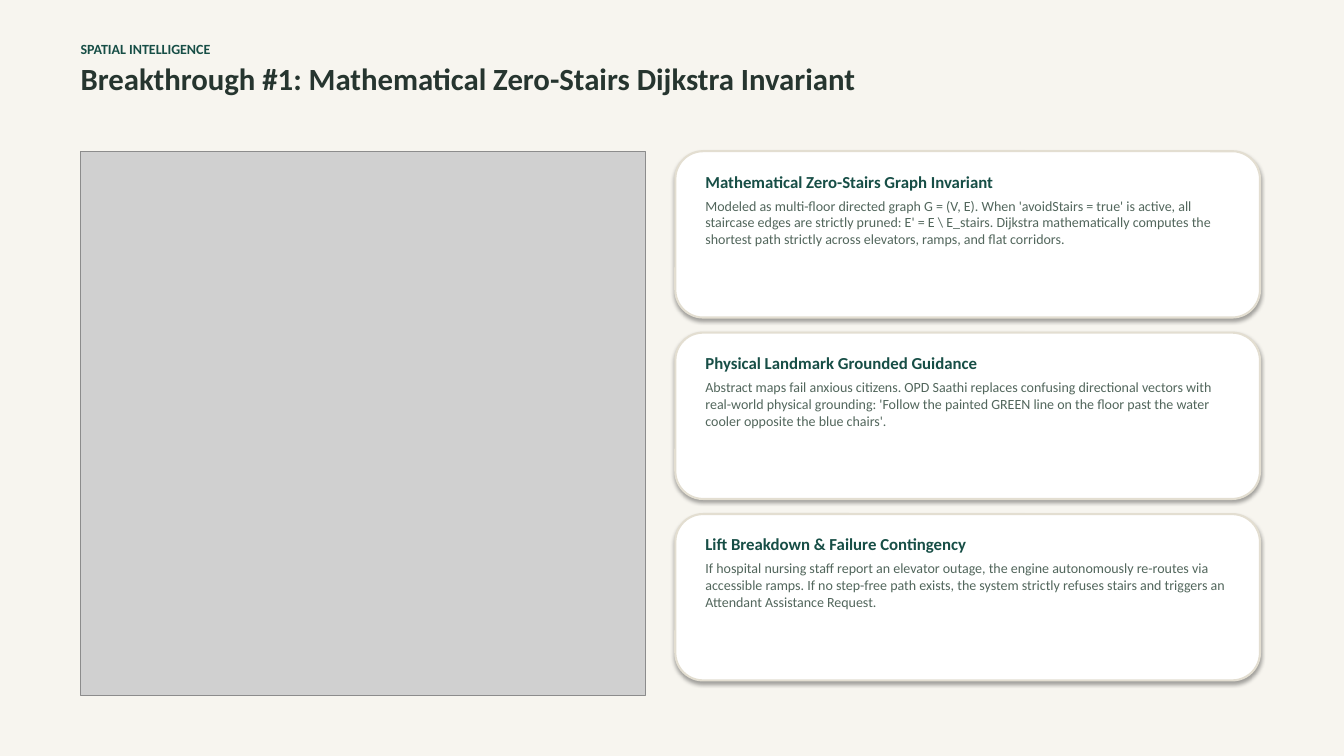
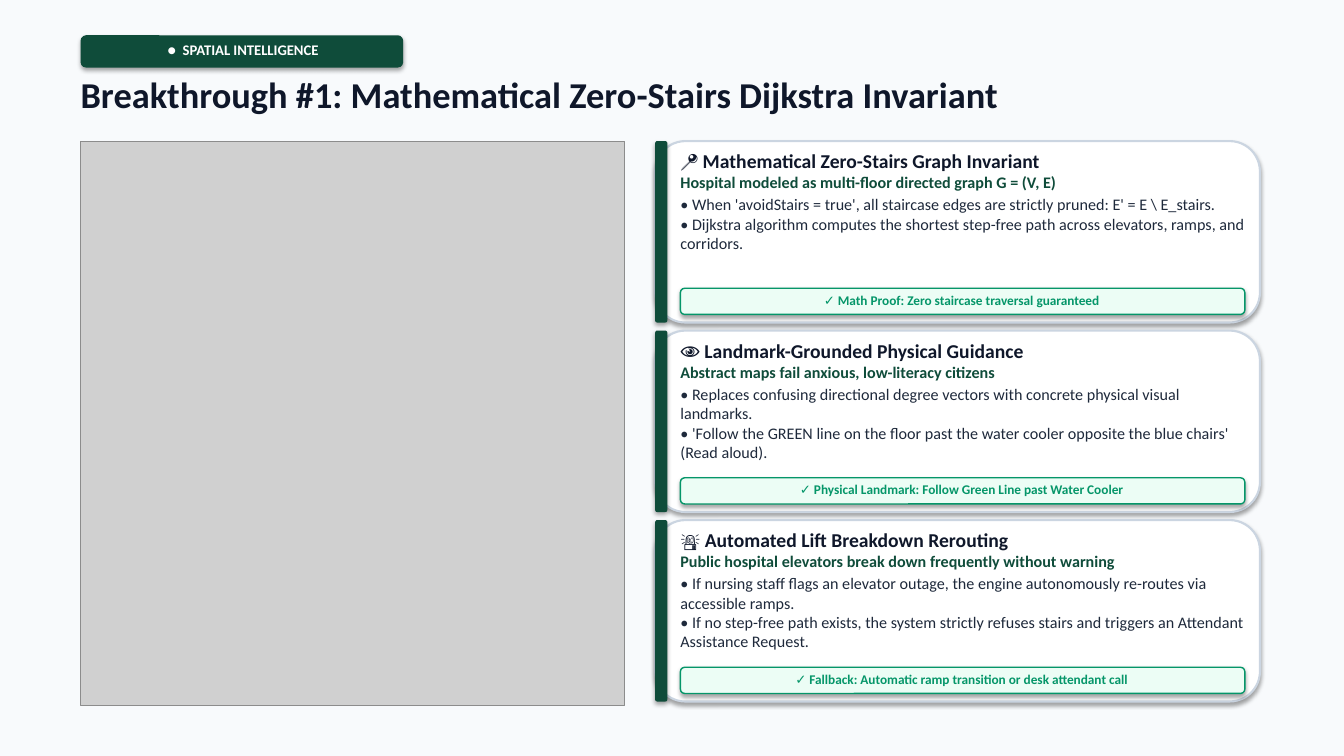
Before and after one commit to NAVANETH7/Hackcache_Hackathon, a slide deck: slide 6 of OPD_Saathi_Championship_Deck.pptx. Drawn at 1344x756 pixels with LibreOffice and Linux fonts; fonts in the diff are those of the drawing; grey boxes stand for pictures. Boxes give left, top, right and bottom in pixels: in the first picture for what was removed or moved away, otherwise in the second. Text is boxed around its words. In the diff, an @@ line names an element or a change of style, - is before the commit and + after.

Commit message:
feat(presentation): overhaul championship pitch deck with high-visibility executive design and zero-overlap typography

```diff
--- a/OPD_Saathi_Championship_Deck.pptx
+++ b/OPD_Saathi_Championship_Deck.pptx
@@ background #F7F5EF to #F8FAFC @@
@@ text at <box>81,45,210,54</box>: paragraph removed @@
-SPATIAL INTELLIGENCE
@@ rounded rectangle added at <box>81,35,403,68</box>, fill #0F4C3A, 10.5 pt, text #FFFFFF, bold @@
+● SPATIAL INTELLIGENCE
@@ text "Breakthrough #1: Mathematical Zero-Stairs Dijkstra ...": place and size @@
-text "Breakthrough #1: Mathematical Zero-Stairs Dijkstra ..." at <box>81,45,855,96</box>
+text "Breakthrough #1: Mathematical Zero-Stairs Dijkstra ..." at <box>81,82,998,114</box>
@@ text "Breakthrough #1: Mathematical Zero-Stairs Dijkstra ..." at <box>81,82,998,114</box>: size 22 to 26 pt, text colour #26352F to #0F172A @@
@@ picture: place and size @@
-picture at <box>81,151,645,696</box>
+picture at <box>81,141,625,706</box>
@@ rounded rectangle: place and size @@
-rounded rectangle at <box>676,151,1260,318</box>
+rounded rectangle at <box>655,141,1260,323</box>
@@ rounded rectangle added at <box>655,141,667,323</box>, fill #0F4C3A @@
@@ text at <box>680,154,1244,249</box>: text changed; size 10 to 11.5 pt; text colour #52665C to #1E293B @@
-Mathematical Zero-Stairs Graph Invariant
-Modeled as multi-floor directed graph G = (V, E). When 'avoidStairs = true' is active, all staircase edges are strictly pruned: E' = E \ E_stairs. Dijkstra mathematically computes the shortest path strictly across elevators, ramps, and flat corridors.
+📍 Mathematical Zero-Stairs Graph Invariant
+Hospital modeled as multi-floor directed graph G = (V, E)
+• When 'avoidStairs = true', all staircase edges are strictly pruned: E' = E \ E_stairs.
+• Dijkstra algorithm computes the shortest step-free path across elevators, ramps, and corridors.
@@ rounded rectangle added at <box>681,288,1245,315</box>, fill #ECFDF5, outline #059669 1 pt, 9.5 pt, text #059669, bold @@
+✓ Math Proof: Zero staircase traversal guaranteed
@@ rounded rectangle: place and size @@
-rounded rectangle at <box>676,333,1260,499</box>
+rounded rectangle at <box>655,331,1260,512</box>
@@ rounded rectangle added at <box>655,331,667,512</box>, fill #0F4C3A @@
@@ text at <box>680,344,1228,460</box>: text changed; size 10 to 11.5 pt; text colour #52665C to #1E293B @@
-Physical Landmark Grounded Guidance
-Abstract maps fail anxious citizens. OPD Saathi replaces confusing directional vectors with real-world physical grounding: 'Follow the painted GREEN line on the floor past the water cooler opposite the blue chairs'.
+👁️ Landmark-Grounded Physical Guidance
+Abstract maps fail anxious, low-literacy citizens
+• Replaces confusing directional degree vectors with concrete physical visual landmarks.
+• 'Follow the GREEN line on the floor past the water cooler opposite the blue chairs' (Read aloud).
@@ rounded rectangle added at <box>681,478,1245,504</box>, fill #ECFDF5, outline #059669 1 pt, 9.5 pt, text #059669, bold @@
+✓ Physical Landmark: Follow Green Line past Water Cooler
@@ outline #E3DED1 1.5 pt to #CBD5E1 1.5 pt in 3 elements at <box>655,141,1260,323</box>, <box>655,331,1260,512</box>, <box>655,520,1260,702</box> @@
@@ rounded rectangle: place and size @@
-rounded rectangle at <box>676,514,1260,681</box>
+rounded rectangle at <box>655,520,1260,702</box>
@@ rounded rectangle added at <box>655,520,667,702</box>, fill #0F4C3A @@
@@ text at <box>680,533,1243,650</box>: text changed; size 10 to 11.5 pt; text colour #52665C to #1E293B @@
-Lift Breakdown & Failure Contingency
-If hospital nursing staff report an elevator outage, the engine autonomously re-routes via accessible ramps. If no step-free path exists, the system strictly refuses stairs and triggers an Attendant Assistance Request.
+🚨 Automated Lift Breakdown Rerouting
+Public hospital elevators break down frequently without warning
+• If nursing staff flags an elevator outage, the engine autonomously re-routes via accessible ramps.
+• If no step-free path exists, the system strictly refuses stairs and triggers an Attendant Assistance Request.
@@ rounded rectangle added at <box>681,667,1245,694</box>, fill #ECFDF5, outline #059669 1 pt, 9.5 pt, text #059669, bold @@
+✓ Fallback: Automatic ramp transition or desk attendant call
```
Also in this commit, not shown: 14 other slides changed, 2 other files.
